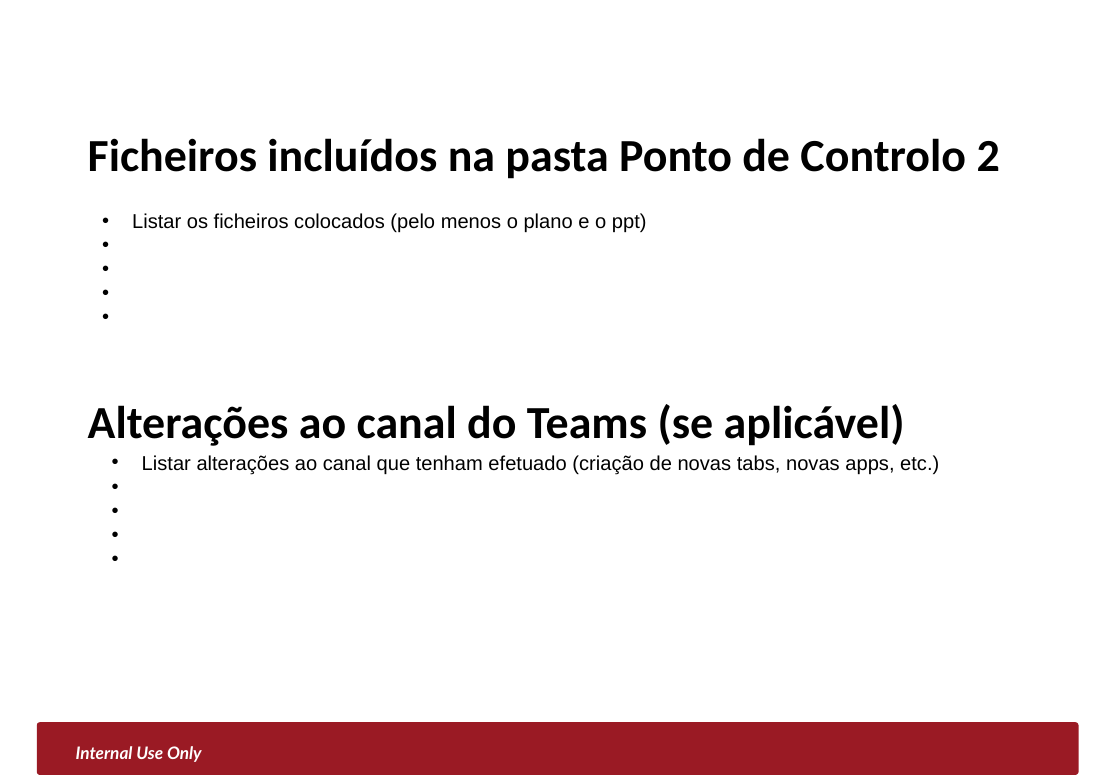
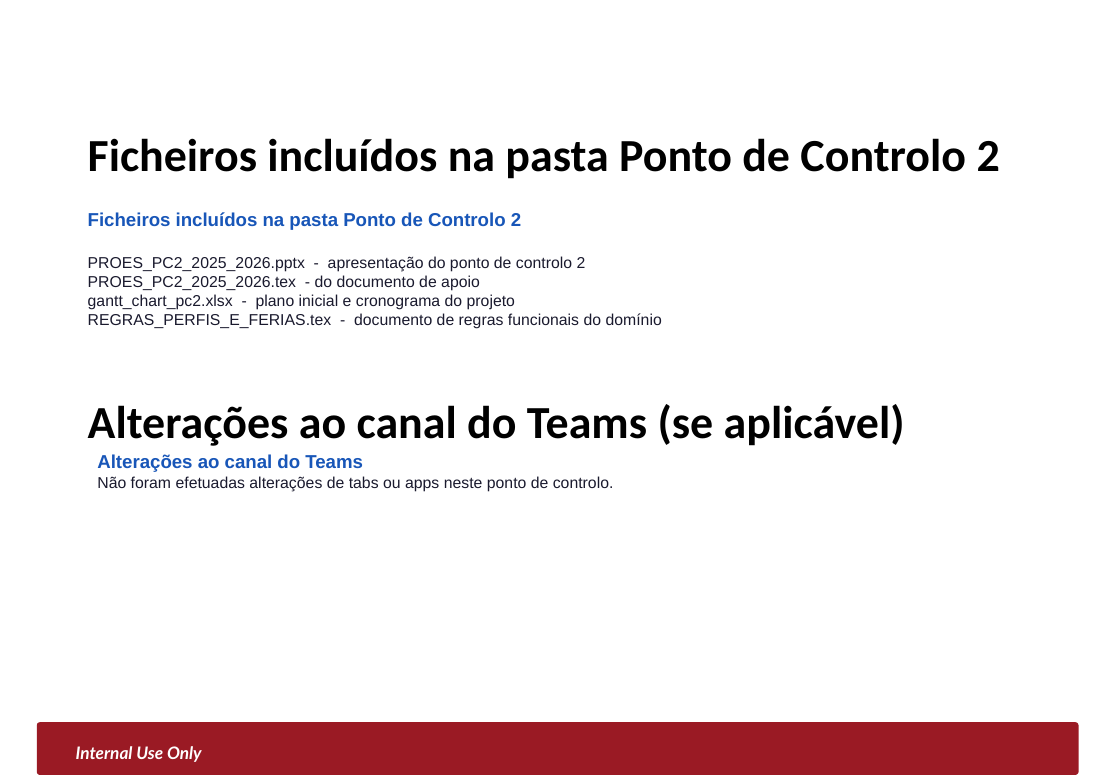
Before and after one commit to PatrickCosta1/Smarter_Hub, a slide deck: slide 11 of docs/PC2/PROES_PC2_2025_2026.pptx (slide 8 before the commit). Drawn at 1120x775 pixels with LibreOffice and Linux fonts; fonts in the diff are those of the drawing; background and template pictures are left out. Boxes give left, top, right and bottom in pixels: in the first picture for what was removed or moved away, otherwise in the second. Text is boxed around its words. In the diff, an @@ line names an element or a change of style, - is before the commit and + after.

```diff
--- a/docs/PC2/PROES_PC2_2025_2026.pptx
+++ b/docs/PC2/PROES_PC2_2025_2026.pptx
@@ text at [88, 212, 662, 329]: text changed; size 14 to 11 pt; text colour #000000 to #1A1A2E @@
-• Listar os ficheiros colocados (pelo menos o plano e o ppt)
+Ficheiros incluídos na pasta Ponto de Controlo 2
+PROES_PC2_2025_2026.pptx - apresentação do ponto de controlo 2
+PROES_PC2_2025_2026.tex - do documento de apoio
+gantt_chart_pc2.xlsx - plano inicial e cronograma do projeto
+REGRAS_PERFIS_E_FERIAS.tex - documento de regras funcionais do domínio
@@ text at [97, 454, 614, 492]: text changed; size 14 to 11 pt; text colour #000000 to #1A1A2E @@
-• Listar alterações ao canal que tenham efetuado (criação de novas tabs, novas apps, etc.)
+Alterações ao canal do Teams
+Não foram efetuadas alterações de tabs ou apps neste ponto de controlo.
```
Also in this commit, not shown: 7 other slides changed, 3 slides added, 32 other files.
